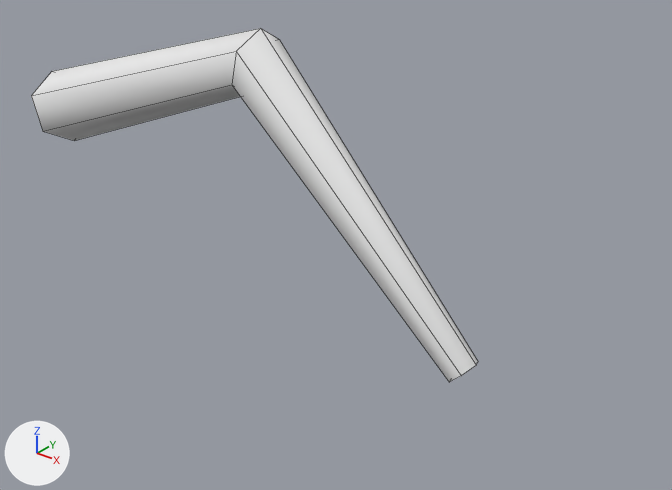
The FBX model unity/Assets/Art/Models/Kamemushi_Leg2.fbx, before and after one commit.
Camera for both pictures: a 50 mm camera at (0.261, -0.179, 0.095) aimed at (0.116, 0.002, -0.018). The lights are fixed; the arrows at lower left show +X, +Y and +Z. The picture after the commit comes second. Mesh edges are drawn as thin lines. Where no turn or scale is listed for an object, it has been applied to the vertices.

Names of what the first picture shows: 'Kamemushi_Leg2'.
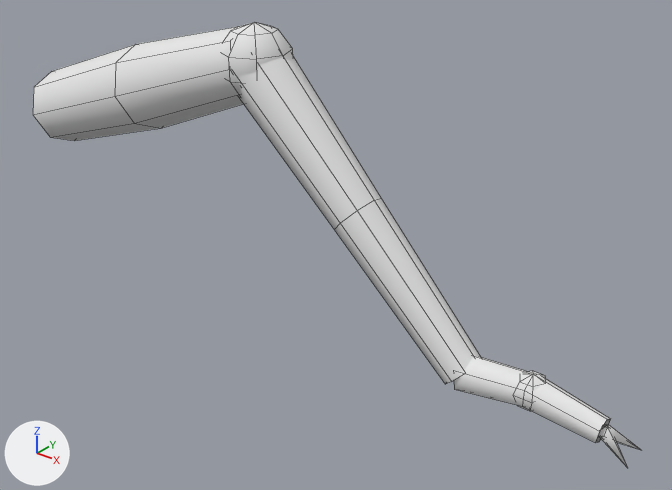
What changed in the scene script:
```text
Change me_kamemushi_leg2:
    used by ob_kamemushi_leg2; location = (0.0, 0.0, 0.0)
    verts and faces of me_kamemushi_leg2; kept vertices keep their numbers, new ones are numbered from 18
    remove me_kamemushi_leg2.from_pydata(...)  # 18 vertices, 12 faces; spans x -0.004..0.163, y -0.01..0.01, z -0.043..0.039
    add me_kamemushi_leg2.from_pydata(...)  # 130 vertices, 116 faces; spans x -0.004..0.207, y -0.013..0.013, z -0.045..0.041
    me_kamemushi_leg2 part 1: a new loose piece, a UV sphere (8 segments, 5 rings, poles along z) spanning x 0.08..0.1, y -0.01..0.01, z 0.019..0.041, in mat_vertexcolor (white #e7e7e7)
    me_kamemushi_leg2 part 2: a new loose piece, a UV sphere (6 segments, 4 rings, poles along z) spanning x 0.1742..0.1842, y -0.0044..0.0044, z -0.0426..-0.0326, in mat_vertexcolor (white #e7e7e7)
    me_kamemushi_leg2 part 3: a new loose piece of 24 vertices spanning x 0.083..0.164, y -0.009..0.009, z -0.044..0.037, in mat_vertexcolor (white #e7e7e7)
    me_kamemushi_leg2 part 4: a new loose piece of 18 vertices spanning x 0.159..0.199, y -0.005..0.005, z -0.045..-0.033, in mat_vertexcolor (white #e7e7e7)
    me_kamemushi_leg2 part 5
    16 vertices are removed from x -0.002..0.163, y -0.01..0.01, z -0.043..0.039
    12 faces are deleted
    22 vertices are added at x -0.003..0.093, y -0.013..0.013, z -0.008..0.039
    16 new faces join them
    me_kamemushi_leg2 part 6
    add verts[40] = (0.199, 0.0, -0.039)  # pixel (606, 425)
    add verts[41] = (0.197, -0.002, -0.041)
    add verts[42] = (0.198, 0.0, -0.043)
    add verts[43] = (0.199, 0.002, -0.041)
    add verts[44] = (0.207, -0.004, -0.045)  # pixel (627, 468)
    add verts[45] = (0.199, 0.0, -0.039)  # pixel (608, 424)
    add verts[46] = (0.199, -0.002, -0.041)  # pixel (603, 436)
    add verts[47] = (0.198, 0.0, -0.043)  # pixel (598, 436)
    add verts[48] = (0.197, 0.002, -0.041)  # pixel (602, 425)
    add verts[49] = (0.207, 0.004, -0.045)  # pixel (641, 450)
    add faces += [(40, 41, 44), (41, 42, 44), (42, 43, 44), (40, 44, 43), (45, 46, 49), (46, 47, 49)]
    add faces += [(47, 48, 49), (45, 49, 48)]
```

Location of each change, [x1, y1, x2, y2] in pixels of the pictures (672 x 490 px; the box of a moved part takes in the faces that stretch with it):
'Kamemushi_Leg2', reshaped (36% wider, 26% taller)
    before: [31, 28, 478, 382]
    after: [33, 22, 641, 467]
part 1 of me_kamemushi_leg2, added
    after: [222, 22, 293, 94]
part 2 of me_kamemushi_leg2, added
    after: [514, 371, 546, 411]
part 3 of me_kamemushi_leg2, added
    after: [237, 55, 480, 384]
part 4 of me_kamemushi_leg2, added
    after: [454, 356, 611, 443]
part 5 of me_kamemushi_leg2, moved or reshaped
    before: [31, 28, 478, 382]
    after: [33, 27, 243, 140]
part 6 of me_kamemushi_leg2, added
    after: [598, 424, 641, 467]
